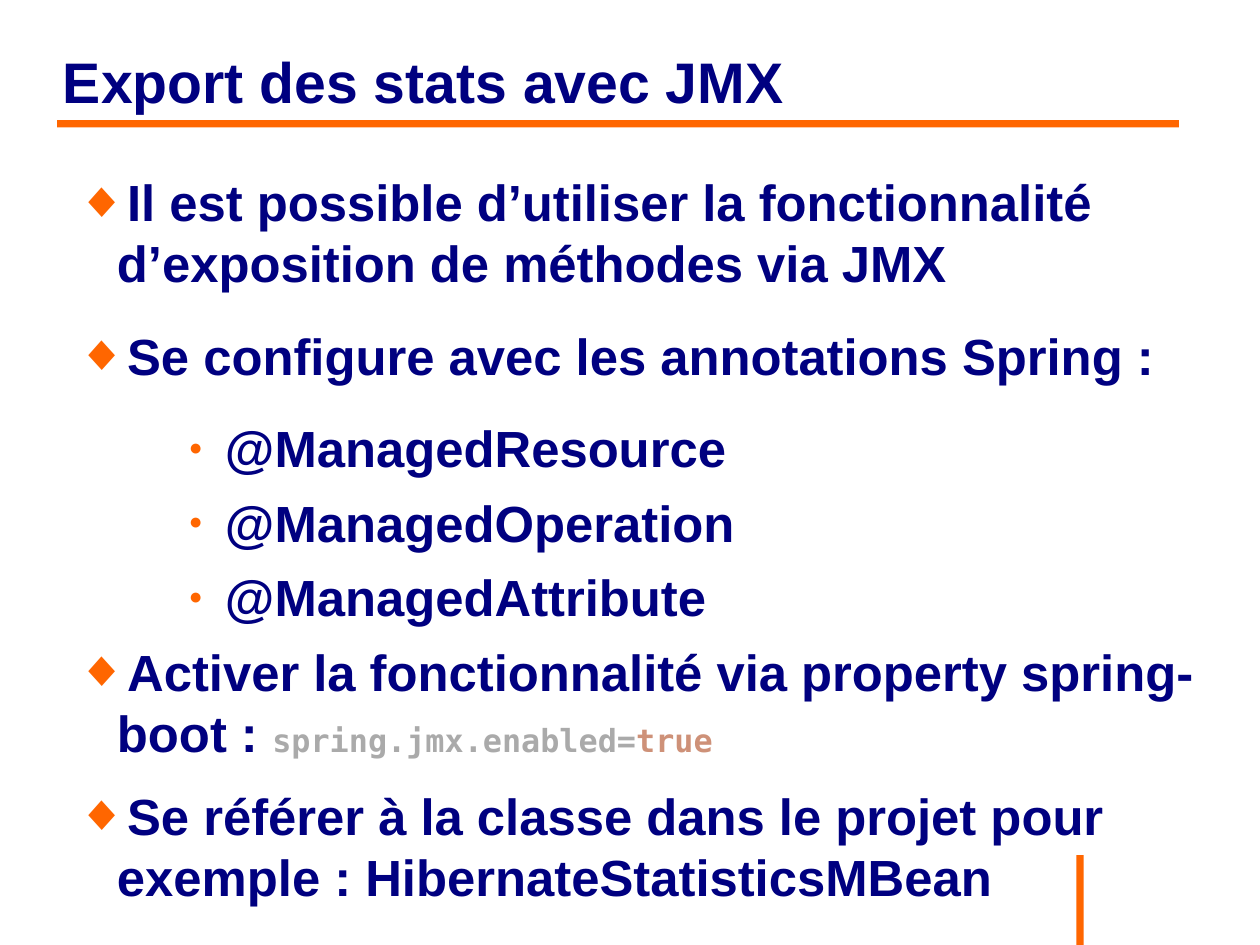
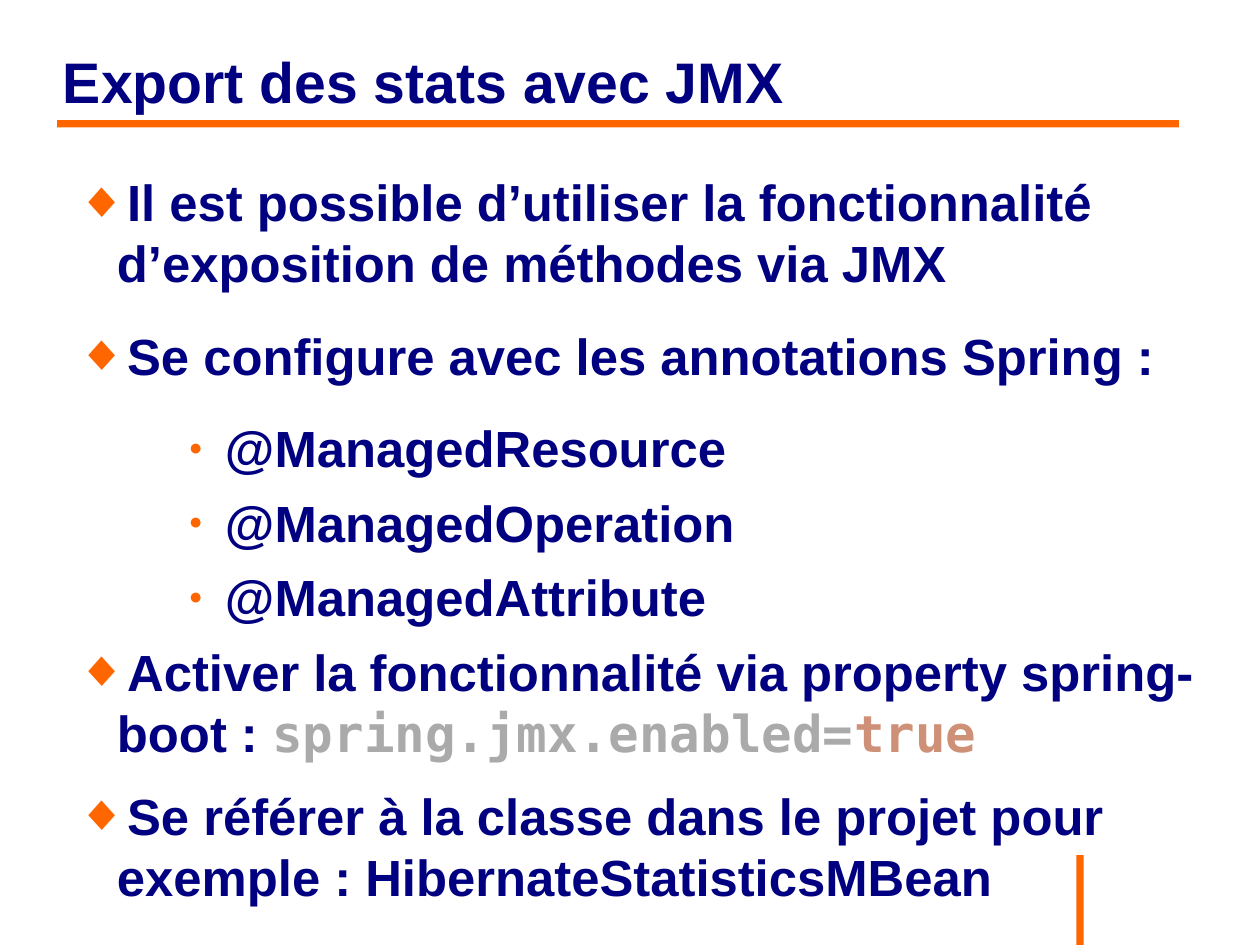
Before and after one commit to philphils/formation-hibernate-avancee, a slide deck: slide 70 of Documentation/diapo_formation_hibernate_avancee.odp. Drawn at 1260x945 pixels with LibreOffice and Linux fonts; fonts in the diff are those of the drawing; background and template pictures are left out. Boxes give left, top, right and bottom in pixels: in the first picture for what was removed or moved away, otherwise in the second. Text is boxed around its words. In the diff, an @@ line names an element or a change of style, - is before the commit and + after.

```diff
--- a/Documentation/diapo_formation_hibernate_avancee.odp
+++ b/Documentation/diapo_formation_hibernate_avancee.odp
@@ text at box(117, 653, 1193, 763): size 20 to 32 pt in "spring.jmx.enabled=true" @@
```
Also in this commit, not shown: 1 other slide changed, 9 slides added.
